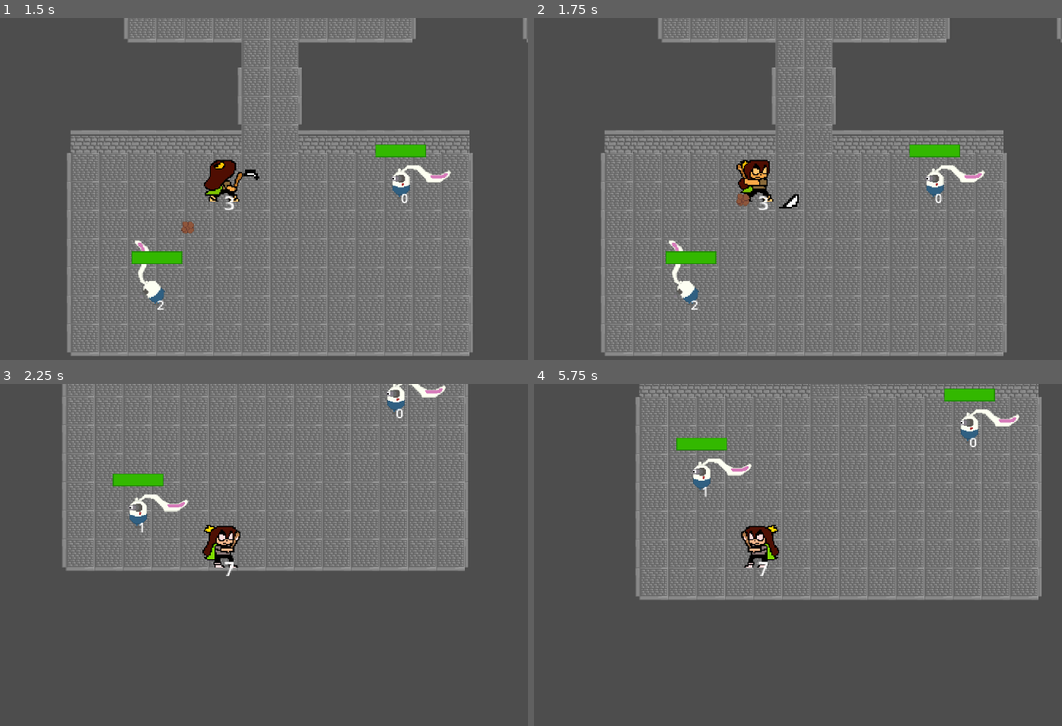
Above: before the commit, frames 1-4 (two rows, left to right).
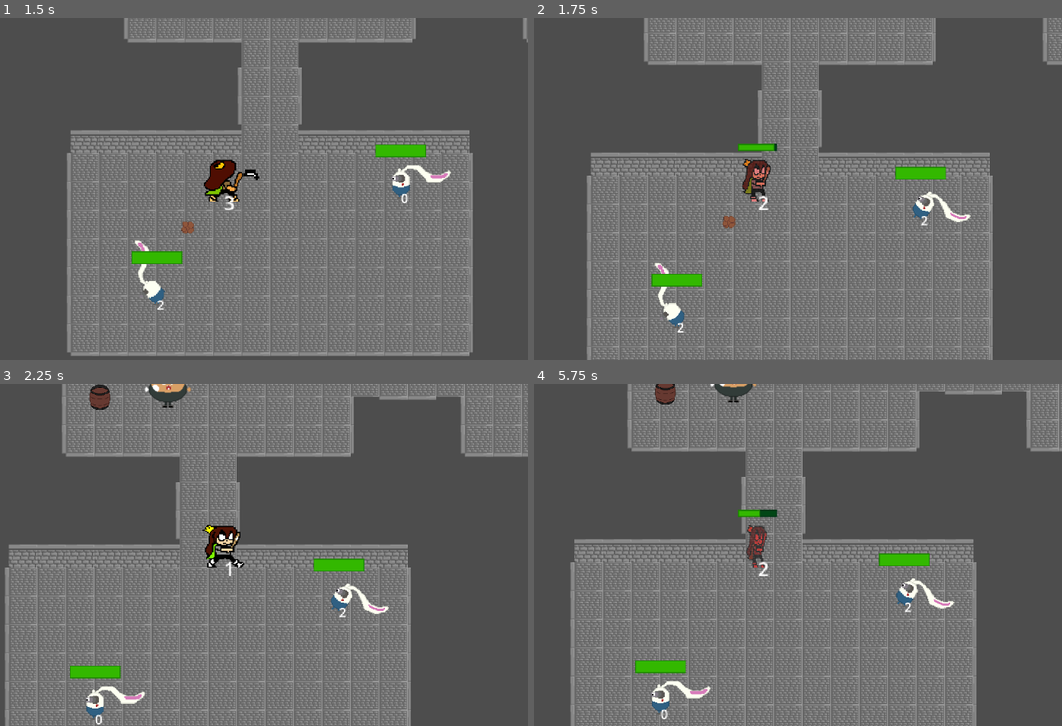
Above: after the commit, the same moments.

Repository: Megameca04/Proyecto_Cuki
Game: Godot game, scene res://Pruebas.tscn
Same seed, same stepped clock (60 frames per second), same inputs: the game is played once before the commit and once after it.
Inputs:
- Up to frame 1 (1.5 s): tap Enter at 0.5 s; hold Right (ui_right) 0.53-1.28 s; hold Z (Atacar) 0.53-1.28 s; hold Down (ui_down) from 1.28 s (still down); tap X (Dash) at 1.35 s
- Up to frame 2 (1.75 s): keep holding Down (ui_down)
- Up to frame 3 (2.25 s): release Down (ui_down) at 2.03 s; hold Right (ui_right) from 2.03 s (still down); hold Z (Atacar) from 2.03 s (still down)
- Up to frame 4 (5.75 s): release Right (ui_right) at 2.78 s; release Z (Atacar) at 2.78 s; hold Up (ui_up) 2.78-3.53 s; tap X (Dash) at 2.85, 4.35 s; hold Z (Atacar) 3.53-4.28 s; hold Left (ui_left) 3.53-5.03 s; hold Down (ui_down) from 5.03 s (still down); hold Z (Atacar) from 5.03 s (still down)

Frame 1 is identical in both runs. In frame 2, 29% of the frame differs, in the area x 9-100%, y 0-100%; in frame 3, 58%; in frame 4, 60%, in the area x 6-100%, y 0-100%.

Commit message:
rocks have elemental effects

Diff:
--- a/Cuki-Clash of the Kuins/Entidades/Cuki.tscn
+++ b/Cuki-Clash of the Kuins/Entidades/Cuki.tscn
@@ -570,8 +570,11 @@
 offset_bottom = 23.0
 
 [node name="ElementalState" parent="." instance=ExtResource("6_0h1jq")]
+elemental_timer_time = 4.0
+elemental_damage_time = 0.5
 
 [connection signal="area_entered" from="Hitbox" to="." method="_on_hitbox_area_entered"]
 [connection signal="body_entered" from="Hitbox" to="." method="_on_Hitbox_body_entered"]
 [connection signal="animation_finished" from="Anim_Sprite" to="." method="_on_Anim_Sprite_animation_finished"]
 [connection signal="timeout" from="Knockback_timer" to="." method="_on_knockback_timer_timeout"]
+[connection signal="temporal_damage" from="ElementalState" to="." method="_on_elemental_state_temporal_damage"]
--- a/Cuki-Clash of the Kuins/Pruebas.tscn
+++ b/Cuki-Clash of the Kuins/Pruebas.tscn
@@ -57,6 +57,7 @@
 
 [node name="Chooty2" parent="." instance=ExtResource("3_3eqnr")]
 position = Vector2(-71, 1008)
+element_attack_name = "Flame"
 
 [node name="Cuki" parent="." instance=ExtResource("1")]
 position = Vector2(7, 873)
--- a/Cuki-Clash of the Kuins/Scripts/Chooty.gd
+++ b/Cuki-Clash of the Kuins/Scripts/Chooty.gd
@@ -97,6 +97,7 @@
 		if Cuki != null:
 			stone.objective_position = Cuki.global_position
 		call_deferred("add_sibling",stone)
+		stone.createElementalEffect(element_attack_name)
 
 func defeat():
 	self.queue_free()
@@ -132,7 +133,8 @@
 		attackedBySomething(1)
 	if area.is_in_group("expl_attack") || area.is_in_group("expl_bun"):
 		attackedBySomething(3)
-	elemental_state.contactWithElement(area.name)
+	if !area.is_in_group("Piedra"):
+		elemental_state.contactWithElement(area.name)
 	if (area.name == "Water" && elemental_state.getMovementState() == "Paralyzed"):
 		attackedBySomething(1)
 
--- a/Cuki-Clash of the Kuins/Scripts/Cuki.gd
+++ b/Cuki-Clash of the Kuins/Scripts/Cuki.gd
@@ -182,7 +182,8 @@
 
 func attackedBySomething(knockbackForce, healthLost, something):
 	next_state = STATES.hurt
-	knockback -= knockbackForce*Vector2(cos(get_angle_to(something.position)),sin(get_angle_to(something.position)))
+	if (something != null):
+		knockback -= knockbackForce*Vector2(cos(get_angle_to(something.position)),sin(get_angle_to(something.position)))
 	$Knockback_timer.start()
 	$Health_bar.show()
 	health.current -= healthLost
--- a/Cuki-Clash of the Kuins/Scripts/Piedra.gd
+++ b/Cuki-Clash of the Kuins/Scripts/Piedra.gd
@@ -18,10 +18,16 @@
 
 func _physics_process(delta):
 	move_and_slide()
+	if (ele != null):
+		ele.position = self.position
 
 	if global_position.distance_to(objective_position) <= 2:
+		if (ele != null):
+			ele.queue_free()
 		self.queue_free()
 	if is_on_wall():
+		if (ele != null):
+			ele.queue_free()
 		self.queue_free()
 
 
@@ -34,3 +40,11 @@
 	$Sprite2D.position.y = -100*(percent) + 100*pow(percent,2)
 	if percent > 0.9:
 		$Area2D/CollisionShape2D.disabled = false
+
+func createElementalEffect(effName):
+	ele = ELEMENTEFFECT.instantiate()
+	if (effName != ""):
+		ele.name = effName
+	ele.add_to_group("Piedra")
+	ele.global_position = self.global_position
+	call_deferred("add_sibling", ele)
Not shown: 2 places in Cuki-Clash of the Kuins/Entidades/Cuki.tscn that only renumber resources
Not shown: 2 places in Cuki-Clash of the Kuins/Entidades/Rabion.tscn that only renumber resources
